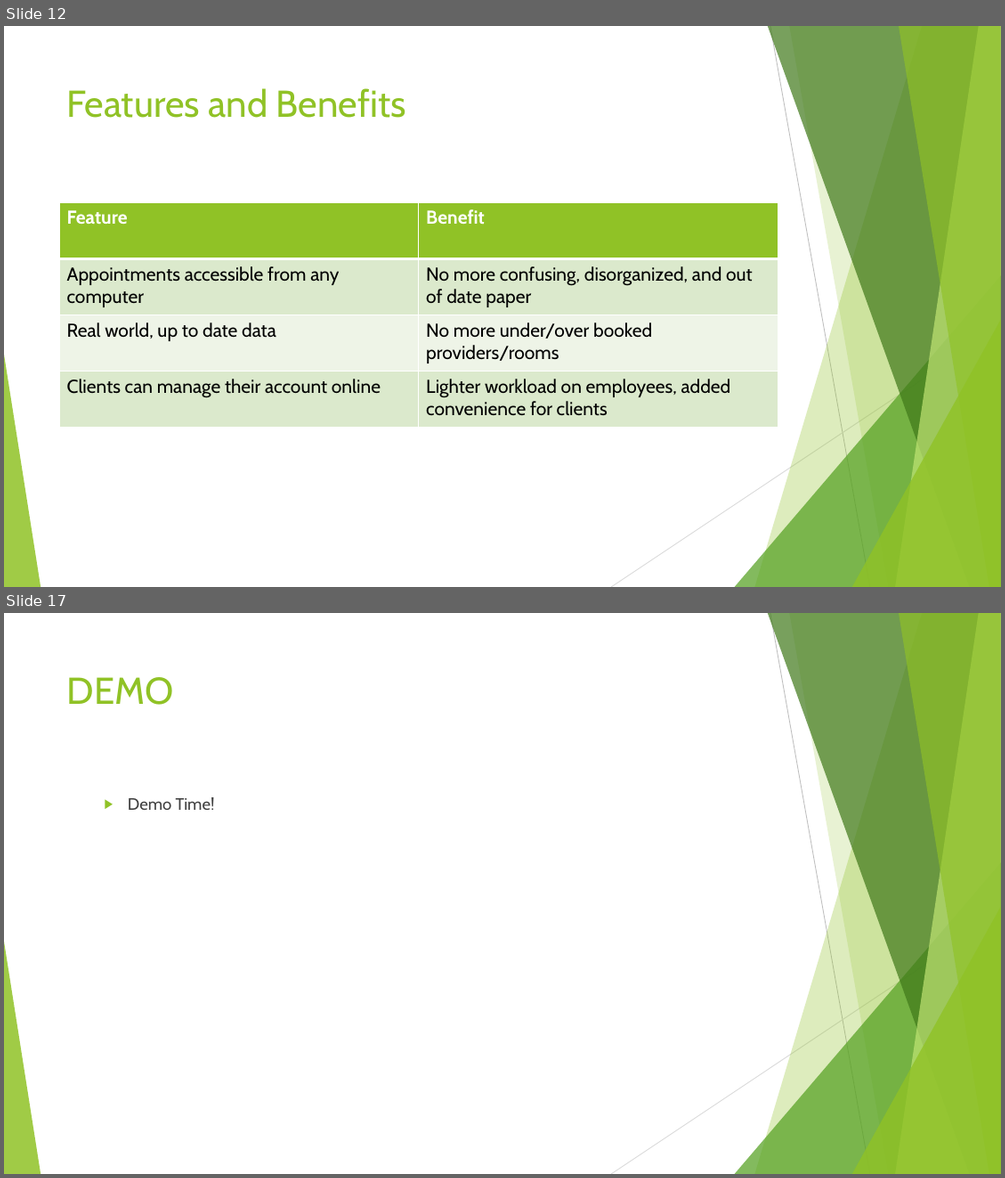
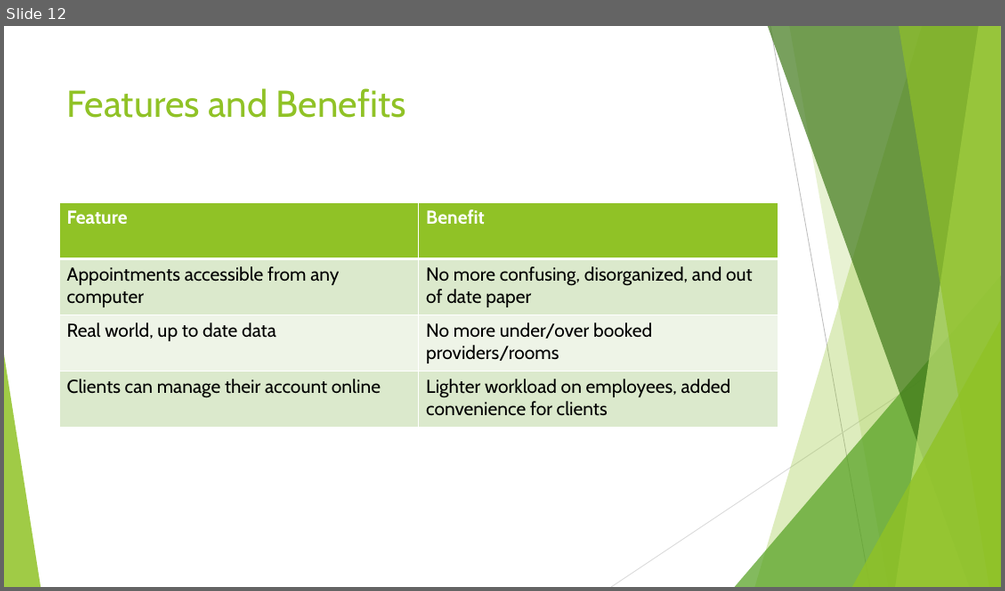
Before and after one commit to franzcatch/Clinic, a slide deck: Docs/Adam Franzen COSC6000 FA2 2016 Presentation 3.pptx. Shown one above the other, each under a label of ours: slides 12 and 17 before the commit, slide 12 after it; the slides between them are not shown. The pictures are 1005x1178 and 1005x591 pixels, drawn with LibreOffice and Linux fonts; fonts in the diff are those of the drawing. Boxes give left, top, right and bottom in pixels: in the first picture for what was removed or moved away, otherwise in the second. Text is boxed around its words. In the diff, an @@ line names an element or a change of style, - is before the commit and + after.

```diff
--- a/Docs/Adam Franzen COSC6000 FA2 2016 Presentation 3.pptx
+++ b/Docs/Adam Franzen COSC6000 FA2 2016 Presentation 3.pptx
@@ slide 17 removed at (x1=4, y1=613, x2=1001, y2=1174), background #FFFFFF; not listed: 10 template elements that a slide beside it also shows @@
@@ title removed at (x1=67, y1=677, x2=174, y2=705) @@
-DEMO
@@ text removed at (x1=128, y1=797, x2=215, y2=810) @@
-  ▶ Demo Time!
```
Also in this commit, not shown: 10 slides changed, 5 slides added, 2 other slides removed, 4 other files.
